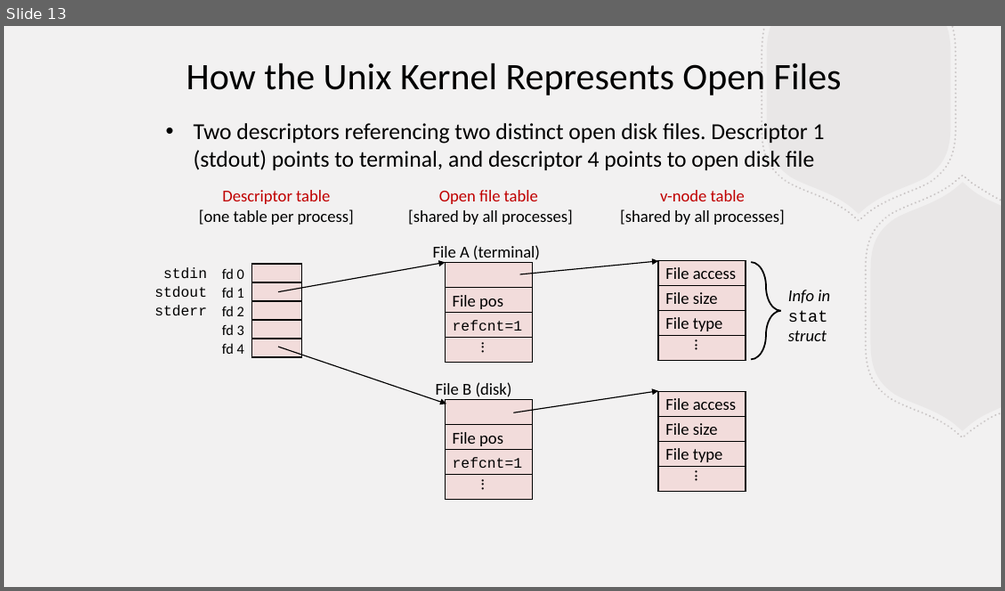
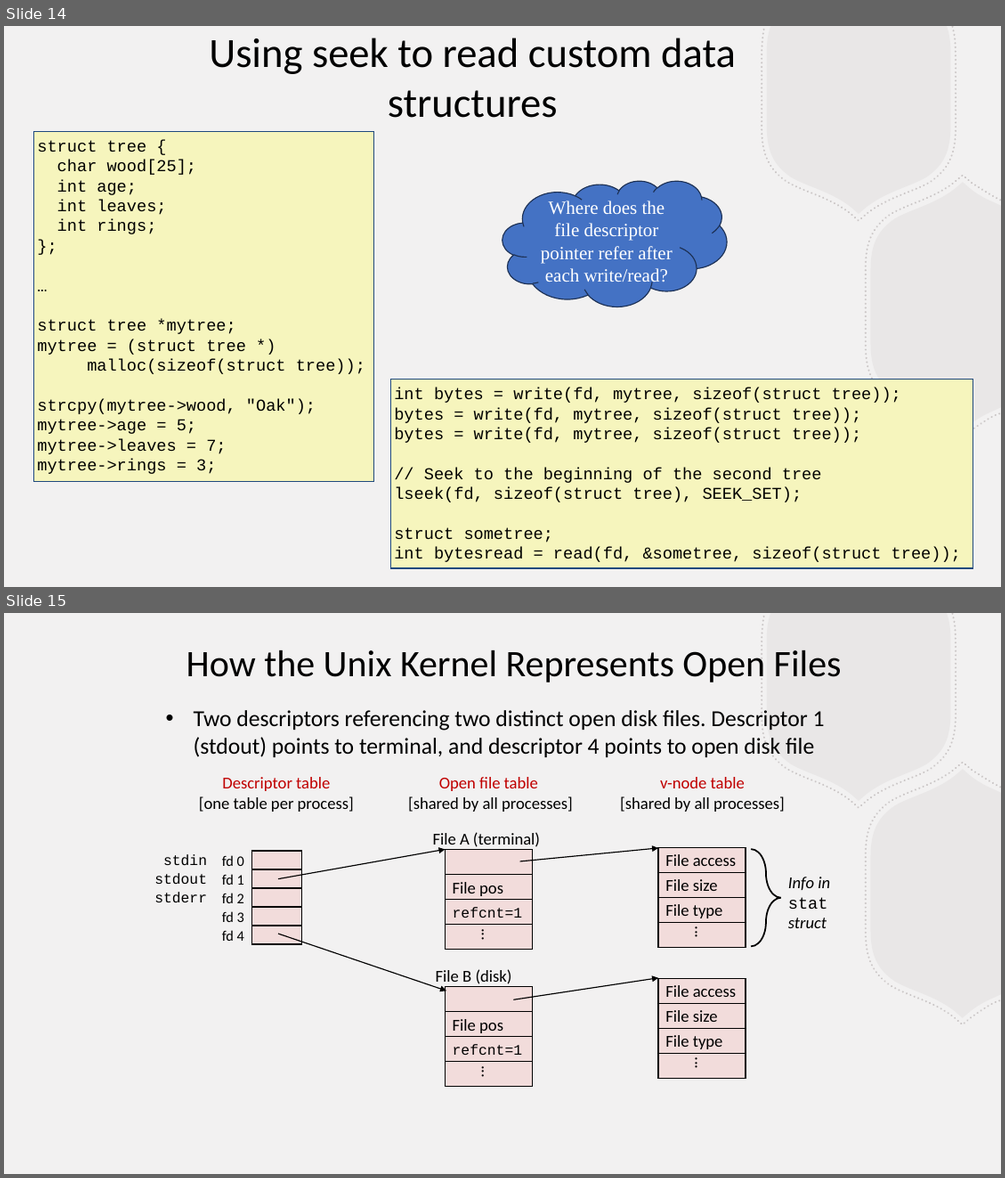
Before and after one commit to BillJr99/Ursinus-CS376, a slide deck: files/lectures/fileio.pptx. Shown one above the other, each under a label of ours: slide 13 before the commit, slides 14 and 15 after it. The pictures are 1005x591 and 1005x1178 pixels, drawn with LibreOffice and Linux fonts; fonts in the diff are those of the drawing. Boxes give left, top, right and bottom in pixels: in the first picture for what was removed or moved away, otherwise in the second. Text is boxed around its words. In the diff, an @@ line names an element or a change of style, - is before the commit and + after.

```diff
--- a/files/lectures/fileio.pptx
+++ b/files/lectures/fileio.pptx
@@ slide 14 added at (4, 26, 1001, 587), background #F2F1F1; not listed: 4 template elements that a slide beside it also shows @@
@@ text added at (209, 38, 736, 118), 40 pt, text #000000 @@
+Using seek to read custom data structures
@@ rectangle added at (34, 131, 375, 482), fill #F6F5BD, outline #1F497D 0.99 pt, 16 pt, text #000000 @@
+struct tree {
+char wood[25];
+int age;
+int leaves;
+int rings;
+};
+…
+struct tree *mytree;
+mytree = (struct tree *)
+malloc(sizeof(struct tree));
+strcpy(mytree->wood, "Oak");
+mytree->age = 5;
+mytree->leaves = 7;
+mytree->rings = 3;
@@ cloud added at (502, 181, 727, 306), fill #4472C4, outline #1E3256 1 pt, 18 pt, text #FFFFFF @@
+Where does the file descriptor pointer refer after each write/read?
@@ rectangle added at (390, 379, 974, 568), fill #F6F5BD, outline #1F497D 0.99 pt, 16 pt, text #000000 @@
+int bytes = write(fd, mytree, sizeof(struct tree));
+bytes = write(fd, mytree, sizeof(struct tree));
+bytes = write(fd, mytree, sizeof(struct tree));
+// Seek to the beginning of the second tree
+lseek(fd, sizeof(struct tree), SEEK_SET);
+struct sometree;
+int bytesread = read(fd, &sometree, sizeof(struct tree));
@@ what was slide 13 is now slide 15 @@
```
Also in this commit, not shown: 1 slide changed, 1 other slide added, 1 other file.
